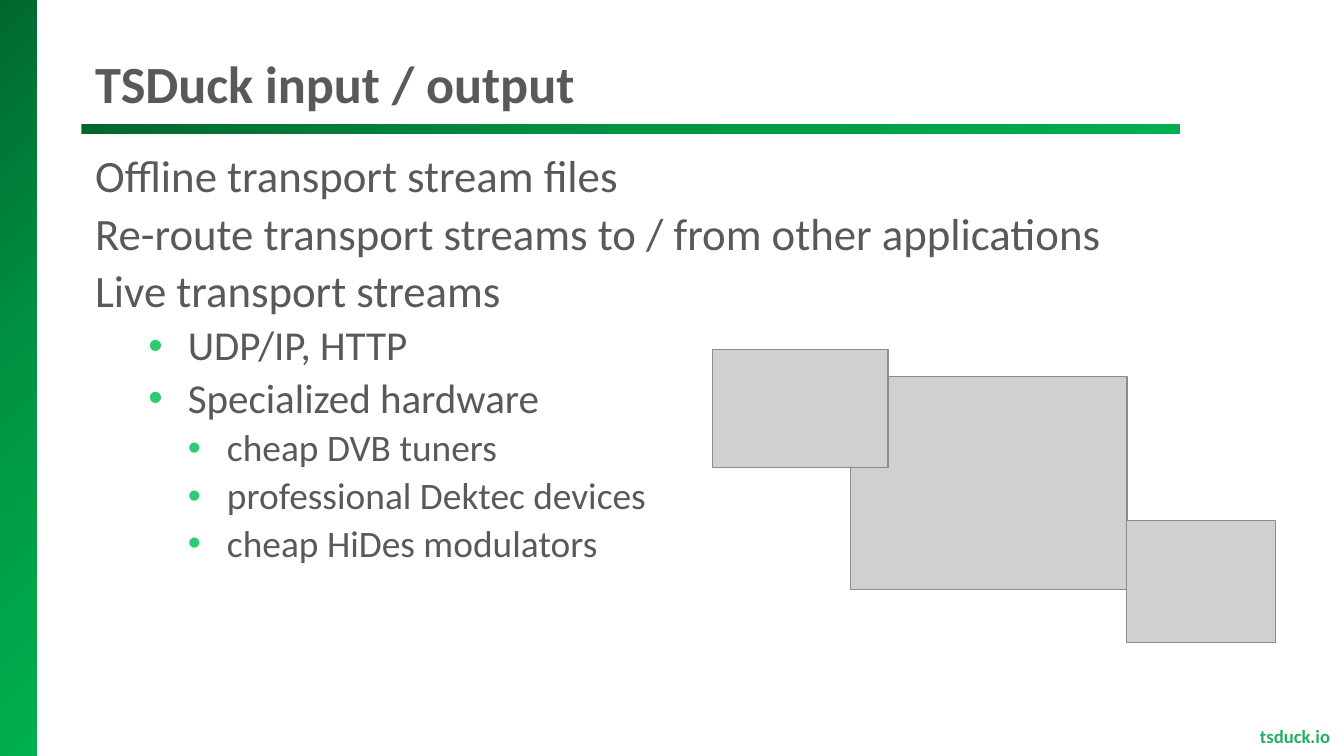
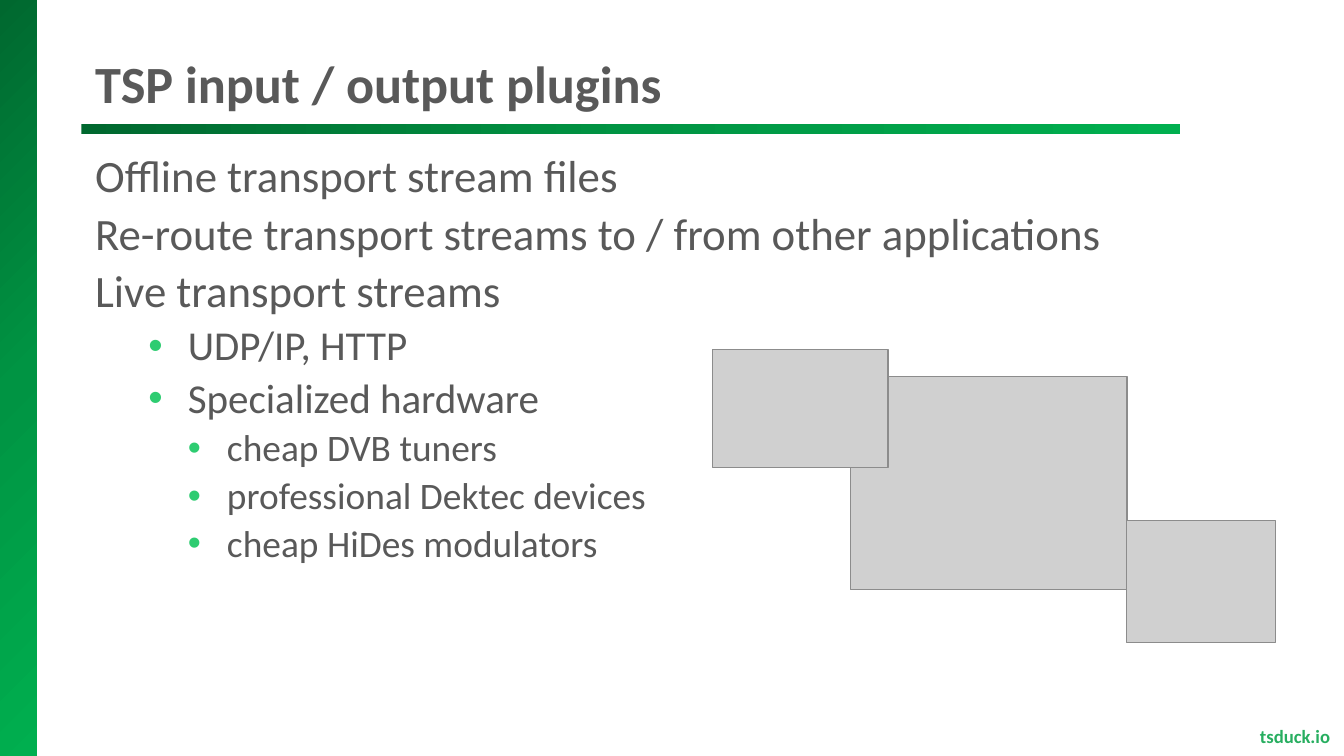
Before and after one commit to tsduck/tsduck, a slide deck: slide 6 of doc/tsduck-ibc2018.pptx (slide 5 before the commit). Drawn at 1344x756 pixels with LibreOffice and Linux fonts; fonts in the diff are those of the drawing; grey boxes stand for pictures; background and template pictures are left out. Boxes give left, top, right and bottom in pixels: in the first picture for what was removed or moved away, otherwise in the second. Text is boxed around its words. In the diff, an @@ line names an element or a change of style, - is before the commit and + after.

```diff
--- a/doc/tsduck-ibc2018.pptx
+++ b/doc/tsduck-ibc2018.pptx
@@ title at bbox=[95, 66, 661, 112]: text changed @@
-TSDuck input / output
+TSP input / output plugins
```
Also in this commit, not shown: 2 other files.
